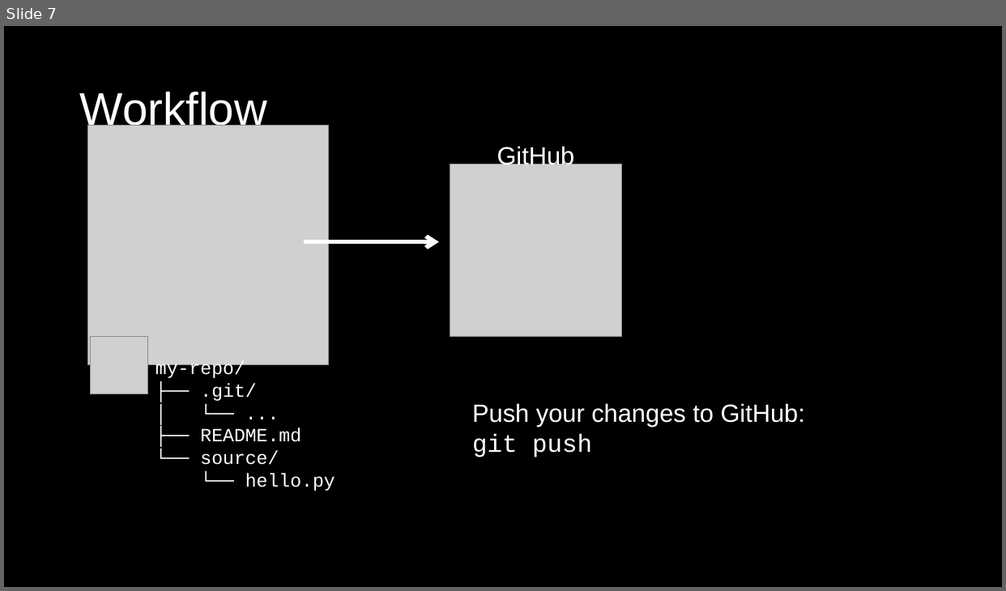
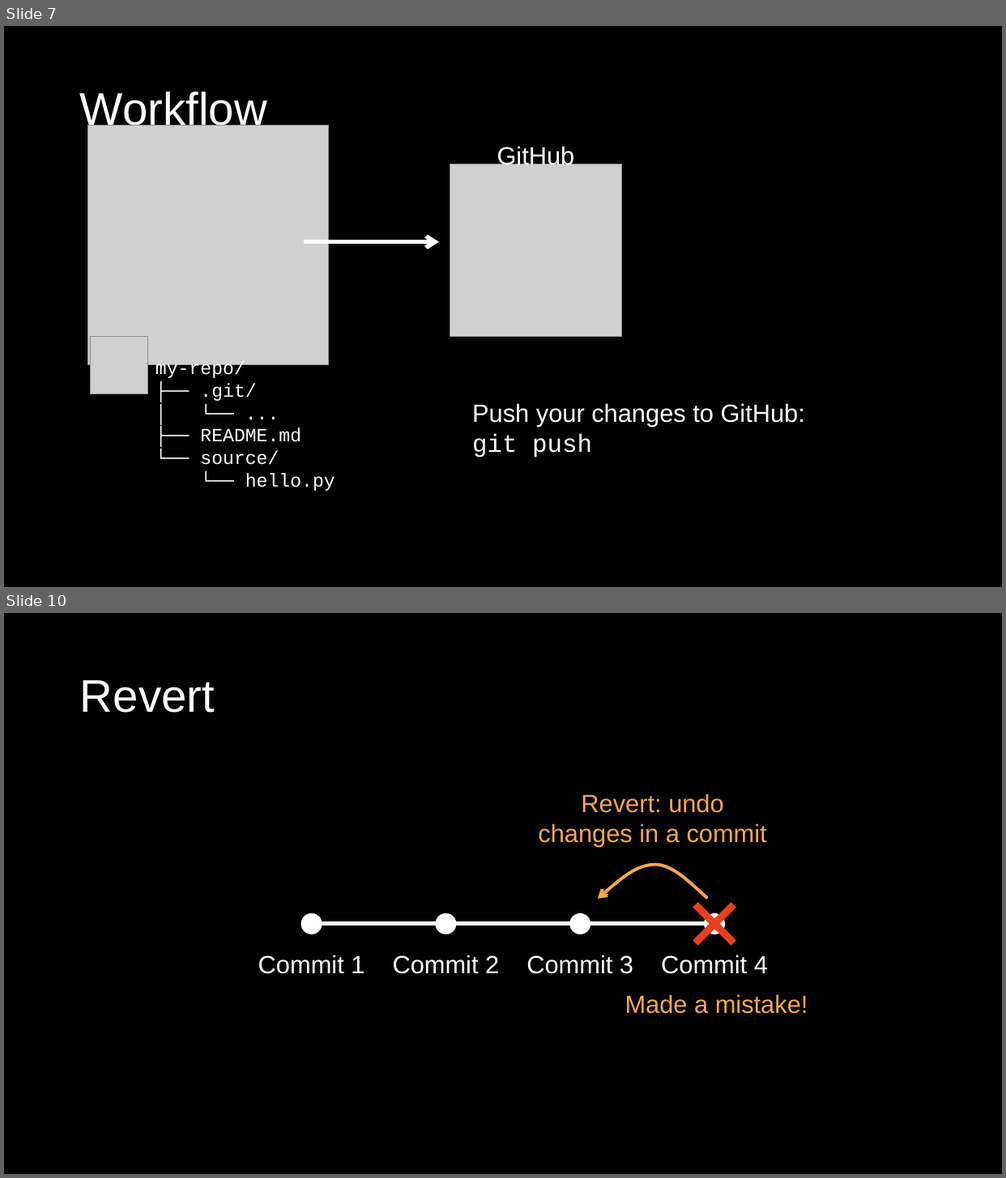
Before and after one commit to ShawnHymel/workshop-intro-to-git-and-github, a slide deck: slides/intro-to-git-and-github.pptx. Shown one above the other, each under a label of ours: slide 7 before the commit, slides 7 and 10 after it; the slides between them are not shown. The pictures are 1006x591 and 1006x1178 pixels, drawn with LibreOffice and Linux fonts; fonts in the diff are those of the drawing; grey boxes stand for pictures. Boxes give left, top, right and bottom in pixels: in the first picture for what was removed or moved away, otherwise in the second. Text is boxed around its words. In the diff, an @@ line names an element or a change of style, - is before the commit and + after.

```diff
--- a/slides/intro-to-git-and-github.pptx
+++ b/slides/intro-to-git-and-github.pptx
@@ slide 10 added at [4,613,1002,1174], background #000000 @@
@@ title added at [80,680,215,713], 44 pt, text #FFFFFF @@
+Revert
@@ text added at [538,794,767,847], 24 pt, text #F9A64E @@
+Revert: undo changes in a commit
@@ freeform shape added at [598,865,708,899], outline #F9A64E 3 pt @@
@@ plus added at [676,886,752,962], fill #E83F21 @@
@@ ellipse added at [301,914,322,934], fill #FFFFFF @@
@@ line added from (717, 924) to (315, 924), #FFFFFF 4 pt @@
@@ ellipse added at [435,914,456,934], fill #FFFFFF @@
@@ ellipse added at [570,914,591,934], fill #FFFFFF @@
@@ ellipse added at [704,914,725,934], fill #FFFFFF @@
@@ text added at [258,955,364,974], 24 pt, text #FFFFFF @@
+Commit 1
@@ text added at [393,955,499,974], 24 pt, text #FFFFFF @@
+Commit 2
@@ text added at [526,955,633,974], 24 pt, text #FFFFFF @@
+Commit 3
@@ text added at [661,955,768,974], 24 pt, text #FFFFFF @@
+Commit 4
@@ text added at [625,995,808,1014], 24 pt, text #F9A64E @@
+Made a mistake!
```
Also in this commit, not shown: 1 slide changed, 7 other slides added, 1 other file.
